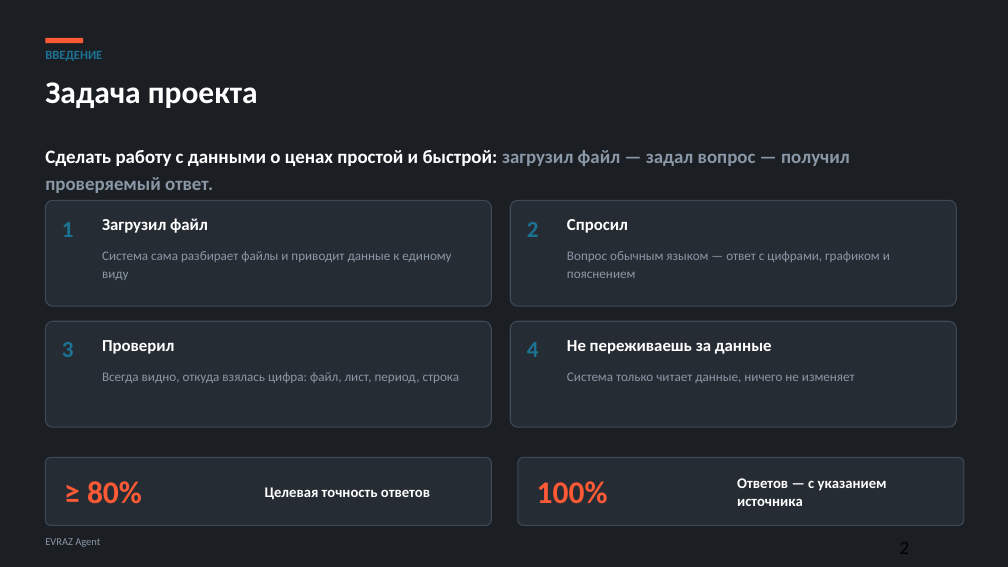
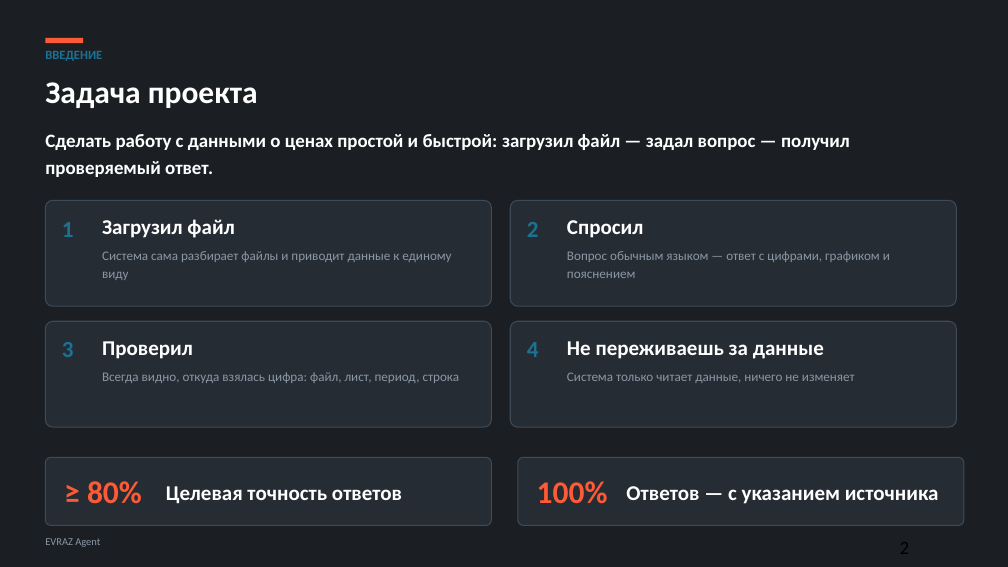
Before and after one commit to kostIT13/EVRAZ_ExcelAgent, a slide deck: slide 2 of data/EVRAZ_Agent_main.pptx. Drawn at 1008x567 pixels with LibreOffice and Linux fonts; fonts in the diff are those of the drawing. Boxes give left, top, right and bottom in pixels: in the first picture for what was removed or moved away, otherwise in the second. Text is boxed around its words. In the diff, an @@ line names an element or a change of style, - is before the commit and + after.

```diff
--- a/data/EVRAZ_Agent_main.pptx
+++ b/data/EVRAZ_Agent_main.pptx
@@ text "Сделать работу с данными о ...": place and size @@
-text "Сделать работу с данными о ..." at (45, 150, 850, 193)
+text "Сделать работу с данными о ..." at (45, 134, 850, 177)
@@ text "Сделать работу с данными о ..." at (45, 134, 850, 177): text colour #8A97A6 to #FFFFFF in "загрузил файл — задал вопрос — получил ..." @@
@@ size 16 to 20 pt in 4 elements at (102, 219, 234, 238), (567, 220, 643, 238), (102, 341, 193, 359), (567, 341, 824, 359) @@
@@ text "Целевая точность ответов": place and size @@
-text "Целевая точность ответов" at (265, 487, 430, 500)
+text "Целевая точность ответов" at (166, 486, 402, 504)
@@ text "Целевая точность ответов" at (166, 486, 402, 504): size 14 to 20 pt @@
@@ text "Ответов — с указанием источника" at (626, 486, 939, 504): size 14 to 20 pt @@
@@ text "Ответов — с указанием источника": place and size @@
-text "Ответов — с указанием источника" at (737, 478, 887, 506)
+text "Ответов — с указанием источника" at (626, 486, 939, 504)
```
Also in this commit, not shown: 9 other slides changed, 59 other files.
